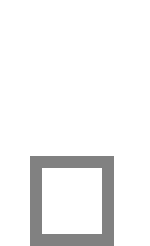
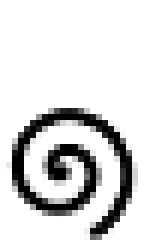
The second 150x246 image is a revision of the first. Changes to its layers:
hid "arqueta.grey" over <box>30,156,114,246</box>
added layer "coca" above "arqueta.over" over <box>6,108,138,240</box>
